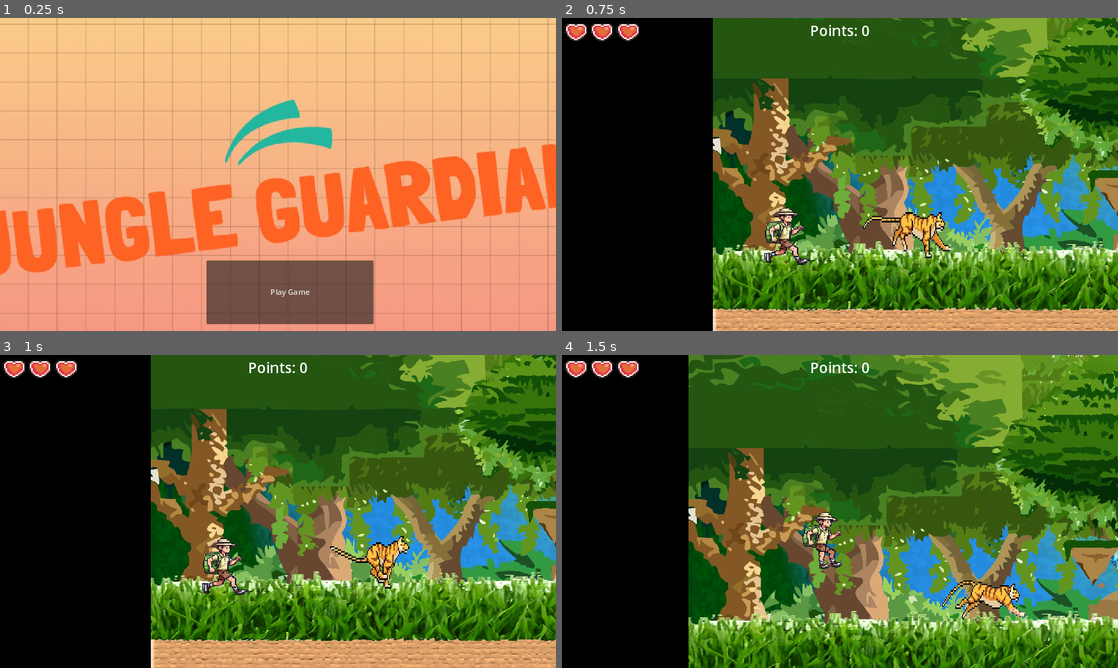
Above: before the commit, frames 1-4 (two rows, left to right).
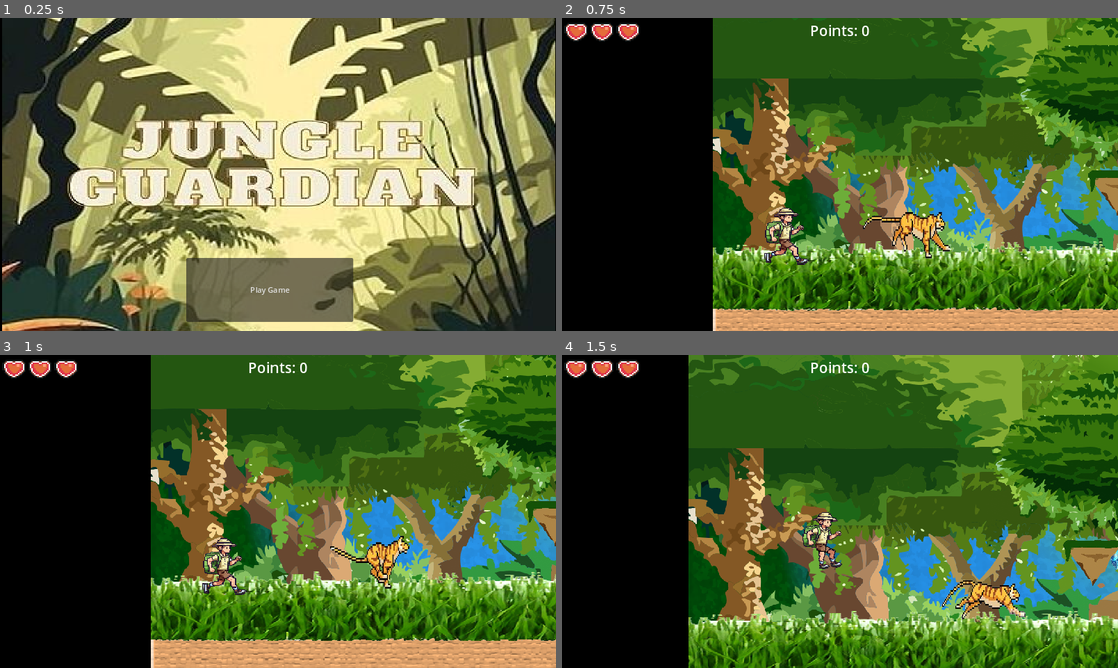
Above: after the commit, the same moments.

Repository: Zain12468/Godot-Side-Scroller-Game
Game: Godot game, scene res://Scenes/Game Management/main_menu.tscn
Two runs of this game, one before a commit and one after it. Both use one fixed random seed, a clock stepped at 60 frames per second and the inputs below.
Inputs:
- Up to frame 1 (0.25 s): no input
- Up to frame 2 (0.75 s): click "Play Game" at 0.5 s
- Up to frame 3 (1 s): no input
- Up to frame 4 (1.5 s): tap Enter (ui_accept) at 1.25 s; hold Right (ui_right) from 1.28 s (still down)

The runs differ from the first frame. In frame 1, 99% of the frame differs, in the area x 0-100%, y 0-100%; in frame 2, nothing differs; in frame 3, nothing differs; in frame 4, nothing differs.

Commit message:
Fix damage dealt to player while attacking cheetah
- Changed collision shape of cheetah to prevent user from getting hurt while jumping on cheetah

- Improved Main Menu Screen

Diff:
--- a/Main Project/Scenes/Characters/Enemies/Tiger.tscn
+++ b/Main Project/Scenes/Characters/Enemies/Tiger.tscn
@@ -156,15 +156,15 @@
 }]
 
 [sub_resource type="CapsuleShape2D" id="CapsuleShape2D_f53cx"]
-radius = 36.0117
-height = 155.997
+radius = 23.9624
+height = 165.997
 
 [sub_resource type="CapsuleShape2D" id="CapsuleShape2D_n8ci6"]
-radius = 35.0
-height = 162.0
+radius = 23.0
+height = 168.0
 
 [sub_resource type="CapsuleShape2D" id="CapsuleShape2D_6qxrp"]
-radius = 15.0
+radius = 12.0
 height = 120.0
 
 [node name="Tiger" type="CharacterBody2D"]
@@ -200,7 +200,7 @@
 collision_mask = 4
 
 [node name="CollisionShape2D" type="CollisionShape2D" parent="Hurtbox"]
-position = Vector2(26, 10)
+position = Vector2(22, 8)
 rotation = 1.5708
 shape = SubResource("CapsuleShape2D_6qxrp")
 
--- a/Main Project/Scenes/Game Management/main_menu.tscn
+++ b/Main Project/Scenes/Game Management/main_menu.tscn
@@ -1,7 +1,7 @@
 [gd_scene load_steps=4 format=3 uid="uid://pd0v4g7dkdyc"]
 
 [ext_resource type="Script" path="res://Scenes/Game Management/main_menu.gd" id="1_iibp5"]
-[ext_resource type="Texture2D" uid="uid://cr7o6s51ogm1b" path="res://Test Assets/main_menu_page.jpeg" id="1_kihko"]
+[ext_resource type="Texture2D" uid="uid://d0g2nn056htfc" path="res://Assets/51Xphid7swL.jpg" id="2_6sjj0"]
 [ext_resource type="AudioStream" uid="uid://camtfvpt4xxc1" path="res://Assets/Sound Effects/mixkit-player-losing-or-failing-2042.wav" id="2_tio1s"]
 
 [node name="MainMenu" type="Node"]
@@ -11,13 +11,13 @@
 anchors_preset = 15
 anchor_right = 1.0
 anchor_bottom = 1.0
-offset_left = -187.0
-offset_top = -285.0
-offset_right = 187.0
-offset_bottom = 285.0
+offset_left = 5.0
+offset_top = -14.0
+offset_right = -1.0
+offset_bottom = 195.0
 grow_horizontal = 2
 grow_vertical = 2
-texture = ExtResource("1_kihko")
+texture = ExtResource("2_6sjj0")
 
 [node name="Start" type="Button" parent="."]
 anchors_preset = 8
@@ -25,10 +25,10 @@
 anchor_top = 0.5
 anchor_right = 0.5
 anchor_bottom = 0.5
-offset_left = -148.0
-offset_top = 178.0
-offset_right = 198.0
-offset_bottom = 310.0
+offset_left = -190.0
+offset_top = 173.0
+offset_right = 156.0
+offset_bottom = 305.0
 grow_horizontal = 2
 grow_vertical = 2
 text = "Play Game
Binary file added: Main Project/Assets/51Xphid7swL.jpg
Not shown, added: Main Project/Assets/51Xphid7swL.jpg.import
